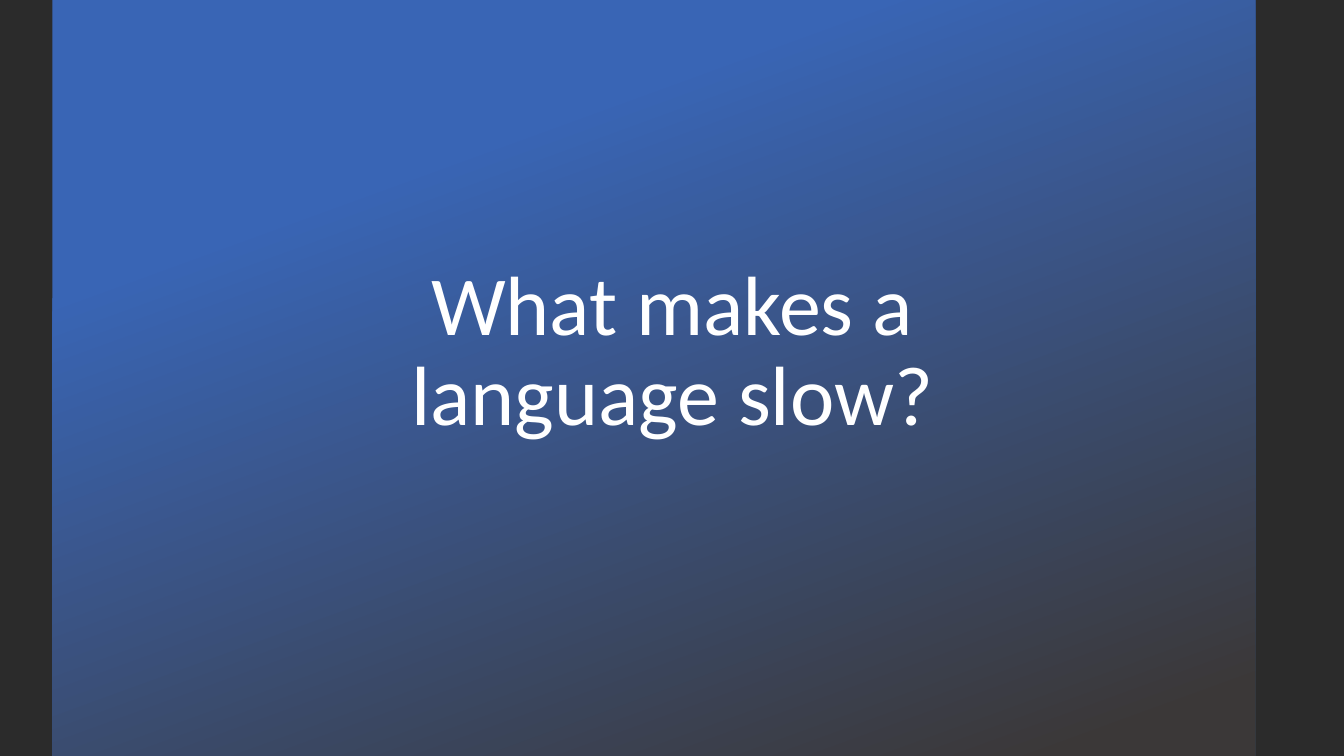
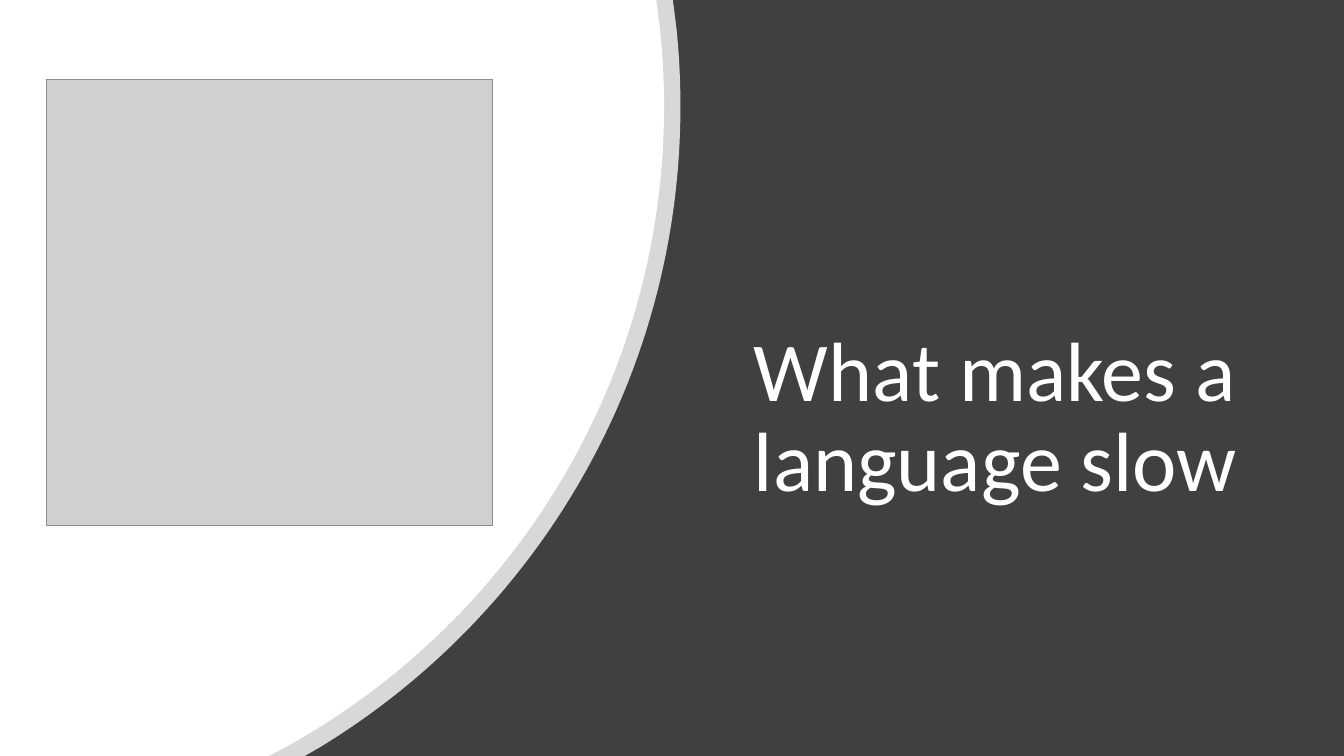
Before and after one commit to senresearch/julia-intro-docs, a slide deck: slide 2 of notebooks/xiaoqi-why-julia-fast.pptx. Drawn at 1344x756 pixels with LibreOffice and Linux fonts; fonts in the diff are those of the drawing; grey boxes stand for pictures; background and template pictures are left out; a plain dark background stands for a picture behind light text. Boxes give left, top, right and bottom in pixels: in the first picture for what was removed or moved away, otherwise in the second. Text is boxed around its words. In the diff, an @@ line names an element or a change of style, - is before the commit and + after.

```diff
--- a/notebooks/xiaoqi-why-julia-fast.pptx
+++ b/notebooks/xiaoqi-why-julia-fast.pptx
@@ background picture (left out) to #FFFFFF @@
@@ rectangle: place and size @@
-rectangle at box(52, 0, 1255, 756)
+rectangle at box(0, 0, 1344, 756)
@@ rectangle at box(0, 0, 1344, 756): fill gradient #3965B5 to #3B3838 to #404040 @@
@@ freeform shape added at box(0, 0, 681, 756), fill #FFFFFF at 80% opacity @@
@@ freeform shape added at box(0, 0, 664, 756), fill #FFFFFF @@
@@ picture added at box(46, 80, 493, 526) @@
@@ title at box(754, 342, 1237, 506): text changed @@
-What makes a language slow?
+What makes a language slow
```
Also in this commit, not shown: 3 other slides changed, 3 slides added, 1 slide removed.
